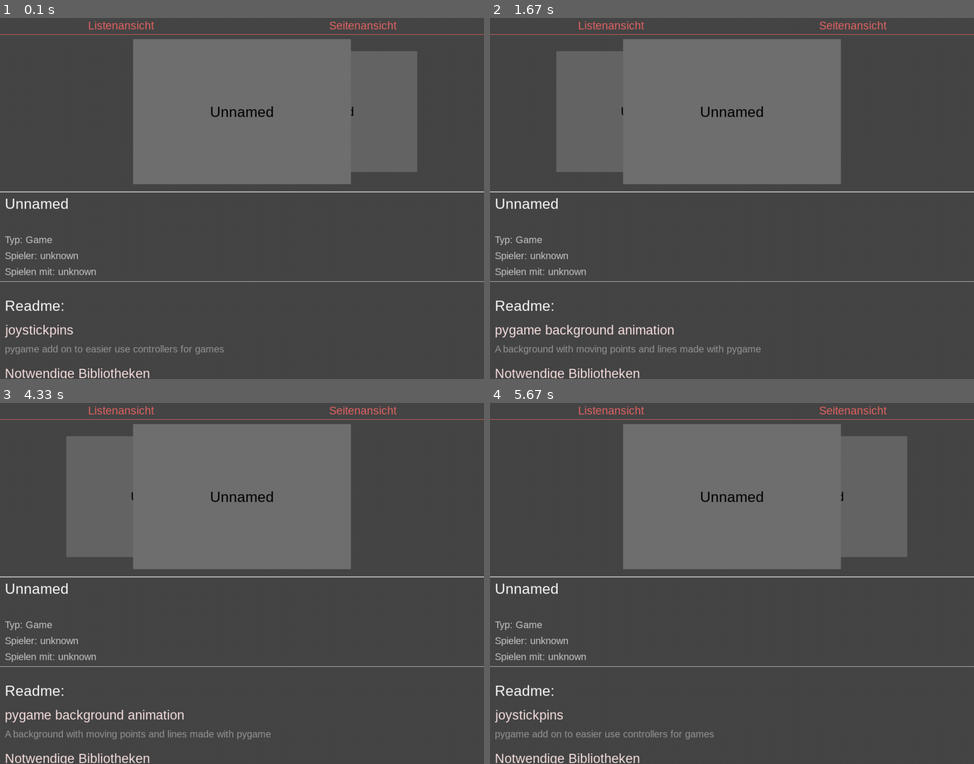
Above: before the commit, frames 1-4 (two rows, left to right).
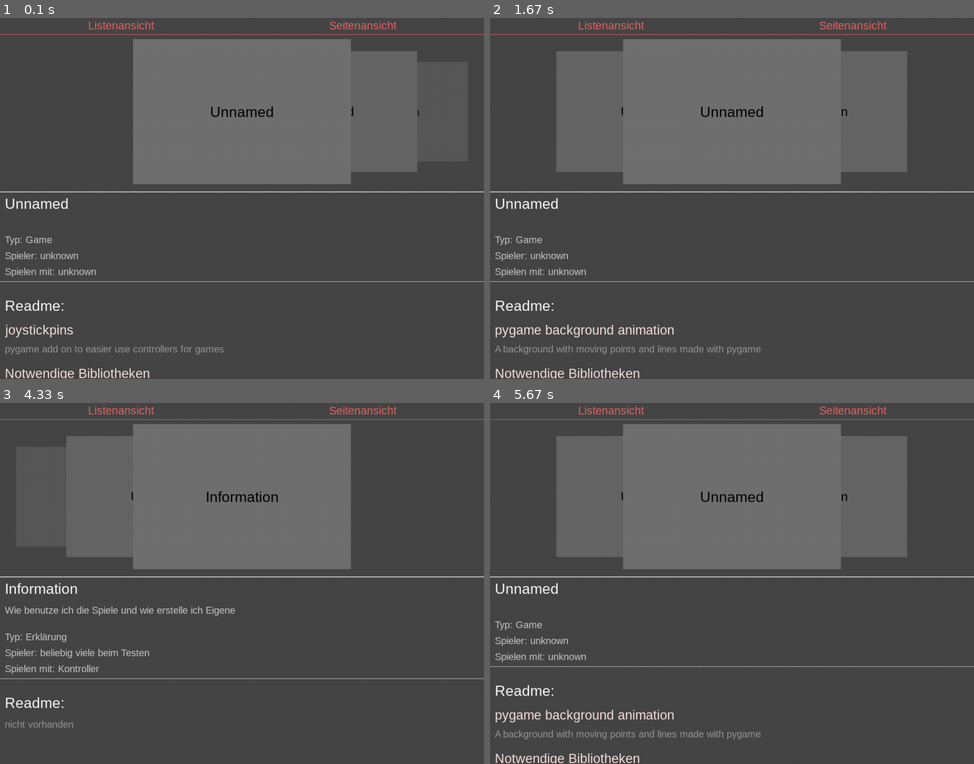
Above: after the commit, the same moments.

Repository: astroPythoner/games_launcher
Game: pygame game, started from main.py
Same seed, same stepped clock (60 frames per second), same inputs: the game is played once before the commit and once after it.
Inputs:
- Up to frame 1 (0.1 s): no input
- Up to frame 2 (1.67 s): hold Right 0.33-0.8 s; hold Up 0.83-1.13 s; hold Right 1.17-1.63 s
- Up to frame 3 (4.33 s): hold Left 1.67-2.2 s; hold Down 2.23-2.53 s; hold Left 2.57-2.97 s; hold Right 3.4-4.03 s; hold Down from 4.07 s (still down)
- Up to frame 4 (5.67 s): release Down at 4.43 s; hold Left 4.47-4.93 s; hold Right 4.97-5.43 s; hold Up from 5.47 s (still down)

The runs differ from the first frame. In frame 1, less than 0.1% of the frame differs, in the area x 86-87%, y 25-27%; in frame 2, 4.6%; in frame 3, 3.8%; in frame 4, 5.5%, in the area x 1-74%, y 9-94%.

Commit message:
Infomationspanel hinzugefügt

Diff:
--- a/main.py
+++ b/main.py
@@ -27,23 +27,27 @@
     readme = {}
     folder = None
 
-    def __init__(self,game_path):
-        self.folder = game_path
-        if os.path.isfile(os.path.join(game_path, "info.json")):
-            with open(os.path.join(game_path, "info.json")) as f:
-                data = json.load(f)
-                if "name" in data: self.name = data["name"]
-                if "description" in data: self.description = data["description"]
-                if "type" in data: self.type = data["type"]
-                if "players" in data: self.players = data["players"]
-                if "playable with" in data: self.playable_with = data["playable with"]
-        if os.path.isfile(os.path.join(game_path, "title_image.png")):
-            self.title_image = pygame.image.load(os.path.join(game_path, "title_image.png"))
-        if os.path.isfile(os.path.join(game_path, "trailer.MPG")):
-            self.trailer = pygame.movie.Movie(os.path.join(game_path, "trailer.MPG"))
-        if os.path.isfile(os.path.join(game_path, "README.md")):
+    def __init__(self,game_path=None):
+        if game_path != None:
+            self.folder = game_path
+            if os.path.isfile(os.path.join(game_path, "info.json")):
+                with open(os.path.join(game_path, "info.json")) as f:
+                    data = json.load(f)
+                    if "name" in data: self.name = data["name"]
+                    if "description" in data: self.description = data["description"]
+                    if "type" in data: self.type = data["type"]
+                    if "players" in data: self.players = data["players"]
+                    if "playable with" in data: self.playable_with = data["playable with"]
+            if os.path.isfile(os.path.join(game_path, "title_image.png")):
+                self.title_image = pygame.image.load(os.path.join(game_path, "title_image.png"))
+            if os.path.isfile(os.path.join(game_path, "trailer.MPG")):
+                self.trailer = pygame.movie.Movie(os.path.join(game_path, "trailer.MPG"))
+            self._read_readme(os.path.join(game_path, "README.md"))
+
+    def _read_readme(self,path):
+        if os.path.isfile(path):
             self.readme = {}
-            with open(os.path.join(game_path, "README.md"),"r") as file:
+            with open(path, "r") as file:
                 for line in file:
                     line = line.rstrip()
                     ueberschrift_num = 0
@@ -76,7 +80,17 @@
                 file.close()
 
     def __str__(self):
-        return self.name+"\n"+self.description+"\n"+self.type+"\n"+self.players+"\n"+str(self.playable_with)+"\n"+self.folder+"\n"+str(self.readme)
+        return str(self.name+"\n"+self.description+"\n"+self.type+"\n"+self.players+"\n"+str(self.playable_with)+"\n"+self.folder+"\n"+str(self.readme))
+class Information_Game(Game):
+    def __init__(self):
+        super(Information_Game, self).__init__()
+        self.name = "Information"
+        self.description = "Wie benutze ich die Spiele und wie erstelle ich Eigene"
+        self.type = "Erklärung"
+        self.players = "beliebig viele beim Testen"
+        self.playable_with = ["Kontroller"]
+        self._read_readme("README.md")
+        self.folder = "rsh"
 
 def calculate_fit_size(width,height,max_width_faktor, max_height_faktor):
     # caltulate size so it fits to WIDTH and HEIGHT
@@ -165,7 +179,7 @@
     y = draw_text_fitting_line_width(surface, game.description,                                 surface.get_width() - 20, 10, y, text_groessen[1], color=(200, 200, 200)) + text_groessen[0]
     y = draw_text_fitting_line_width(surface, "Typ: " + game.type,                              surface.get_width() - 20, 10, y, text_groessen[1], color=(200, 200, 200)) + text_groessen[0] / 4
     y = draw_text_fitting_line_width(surface, "Spieler: " + game.players.replace("to", "bis"),  surface.get_width() - 20, 10, y, text_groessen[1], color=(200, 200, 200)) + text_groessen[0] / 4
-    y = draw_text_fitting_line_width(surface, "Spielen mit: " +  ", ".join(game.playable_with), surface.get_width() - 20, 10, y, text_groessen[1], color=(200, 200, 200)) + text_groessen[0] / 4
+    y = draw_text_fitting_line_width(surface, "Spielen mit: " + ", ".join(game.playable_with), surface.get_width() - 20, 10, y, text_groessen[1], color=(200, 200, 200)) + text_groessen[0] / 4
     # Linie
     pygame.draw.line(surface, (200, 200, 200), (0, y+5), (surface.get_width(), y+5))
     y += 10 + text_groessen[1]
@@ -180,6 +194,7 @@
         game_path = os.path.join(game_folder_path, folder)
         if os.path.isfile(os.path.join(game_path, "main.py")):
             games.append(Game(game_path))
+    games.append(Information_Game())
     return games
 def start_game(game_path):
     if os.path.isfile(os.path.join(game_path, "main.py")):
@@ -279,8 +294,11 @@
         print("adding joystick " + my_joystick.get_name())
         all_joysticks.append(my_joystick)
 
+    print(games[1].name)
+
     while True:
         # draw
+        clock.tick()
         screen.fill(background_color)
         height_anzeige_auswahl = height/20
         max_y_scroll = height
